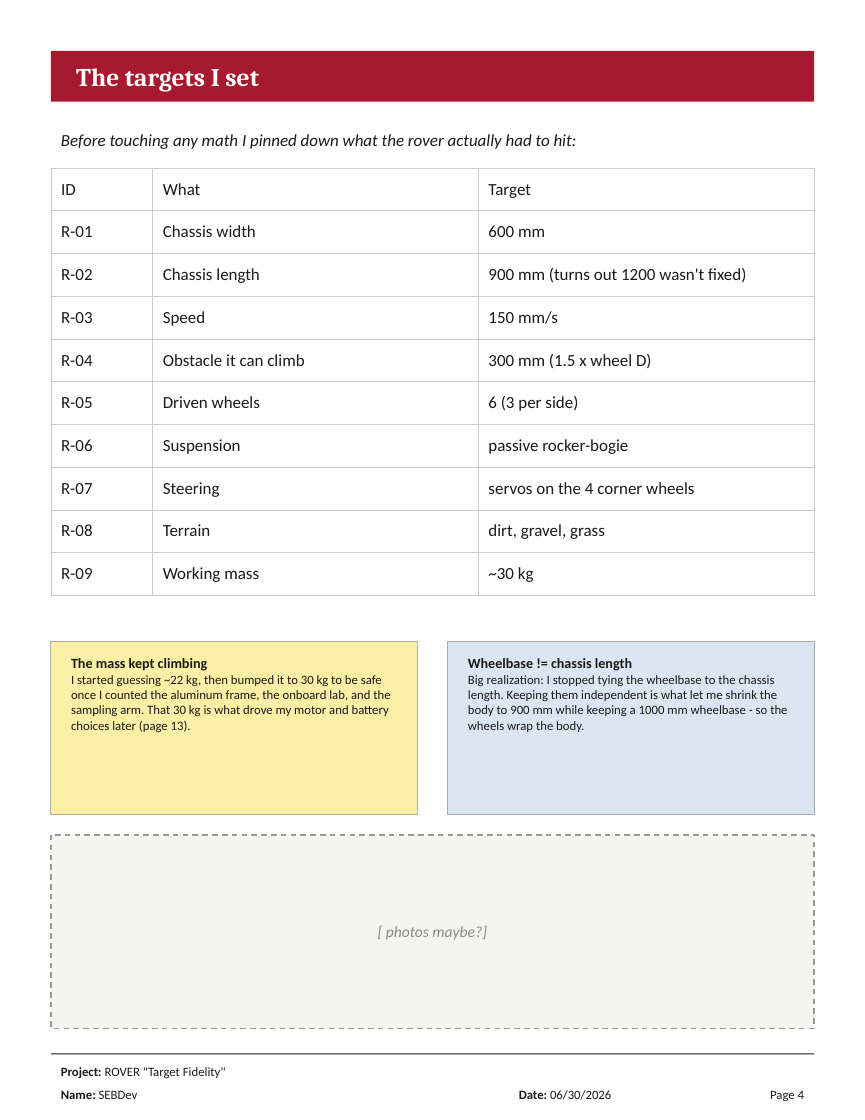
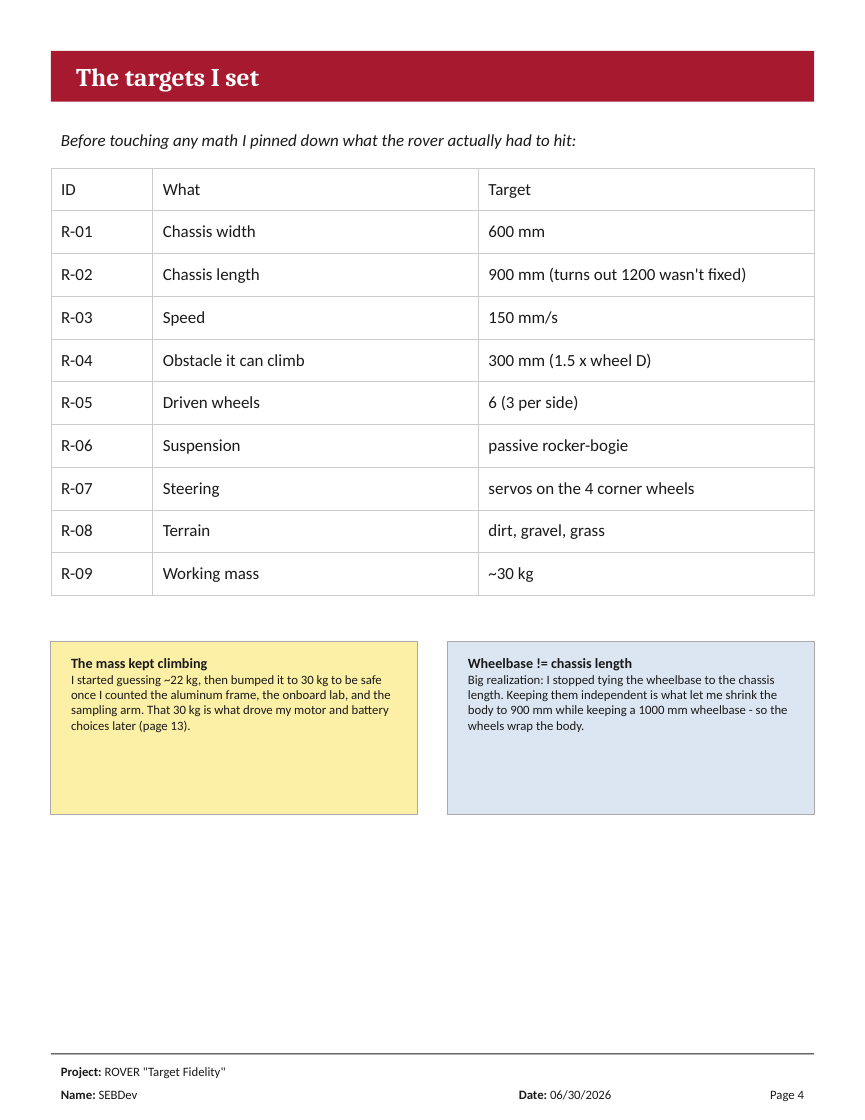
Before and after one commit to tansenseb-wq/ROVER-Target-Fidelity-, a slide deck: slide 4 of Journal/Librito_Rover x_x (CreacionSistemaMecanico) .pptx. Drawn at 865x1120 pixels with LibreOffice and Linux fonts; fonts in the diff are those of the drawing. Boxes give left, top, right and bottom in pixels: in the first picture for what was removed or moved away, otherwise in the second. Text is boxed around its words. In the diff, an @@ line names an element or a change of style, - is before the commit and + after.

```diff
--- a/Journal/Librito_Rover x_x (CreacionSistemaMecanico) .pptx
+++ b/Journal/Librito_Rover x_x (CreacionSistemaMecanico) .pptx
@@ rectangle removed at bbox=[51, 834, 814, 1028] @@
@@ text removed at bbox=[386, 926, 487, 940] @@
-[ photos maybe?]
```
Also in this commit, not shown: 12 other slides changed, 2 other files.
